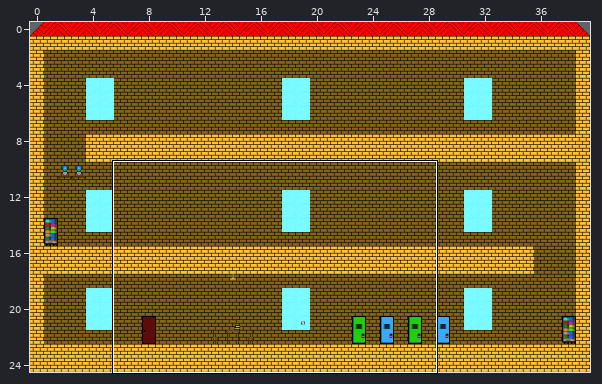
Two states of a Tiled map, jump n run/img/school_floor.tmx. The first picture is a wide view before the edit; the outline marks the close-up.
Close-up. Earlier state:
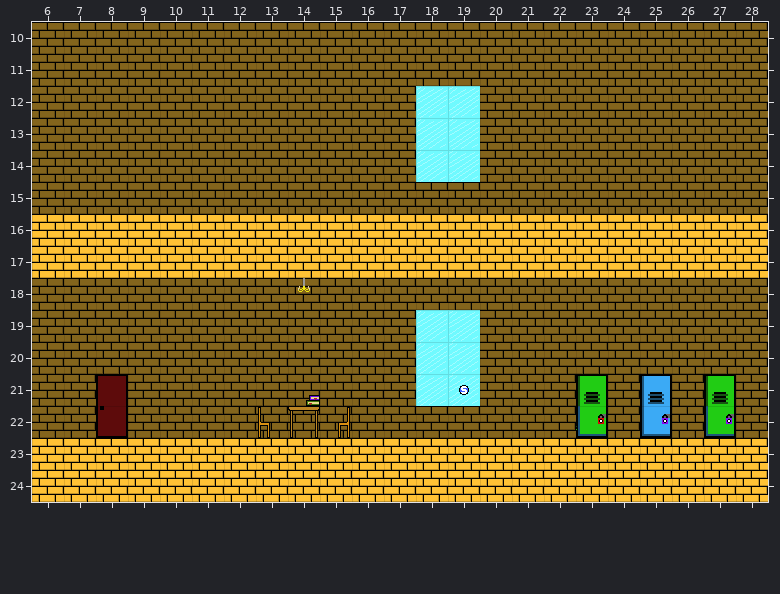
Cells are 32x32 px. Shown: x 6..28, y 10..24.
The result:
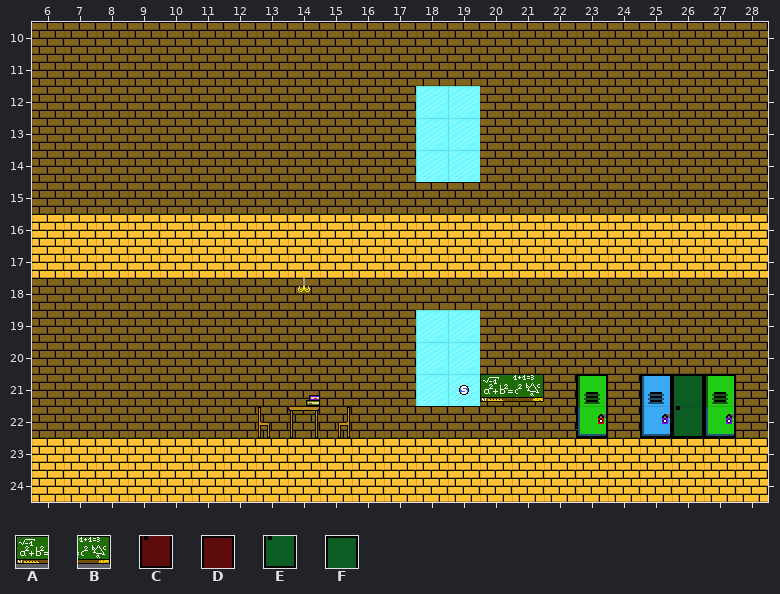
Key: from "Deco2": A 8, B 9; from "Doors": C 0, D 1, E 2, F 3.
_ is an empty cell.
The edit:
Layer "Interactable":
There is now tile E in row 22 at x 26.
There is now tile F in row 21 at x 26.
Layer "Deco2":
There is now tile A in row 21 at x 20.
There is now tile B in row 21 at x 21.
Tile C is removed in row 22 at x 8.
Tile D is removed in row 21 at x 8.
Boxes around the changes in both close-ups, in picture pixels (x1, y1, x2, y2):
removed: (96, 375, 128, 438)
added: (480, 375, 544, 402)
added: (672, 375, 704, 438)
